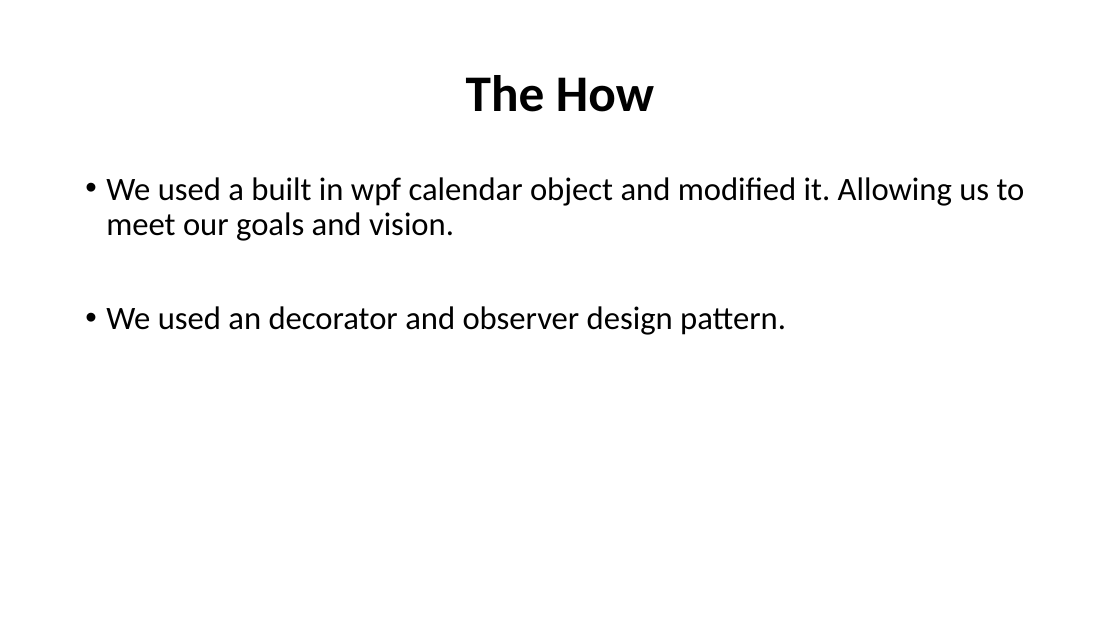
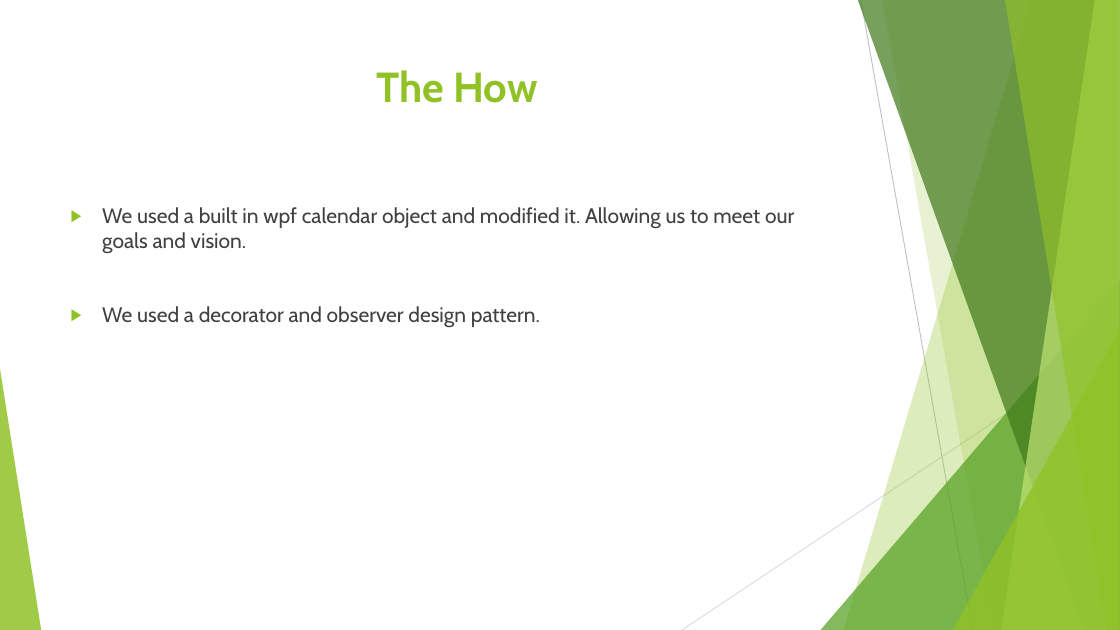
Before and after one commit to JeremyGord/CSCI-352-Group-Project, a slide deck: slide 3 of presentation 352.pptx. Drawn at 1120x630 pixels with LibreOffice and Linux fonts; fonts in the diff are those of the drawing. Boxes give left, top, right and bottom in pixels: in the first picture for what was removed or moved away, otherwise in the second. Text is boxed around its words. In the diff, an @@ line names an element or a change of style, - is before the commit and + after.

```diff
--- a/presentation 352.pptx
+++ b/presentation 352.pptx
@@ title "The How": place and size @@
-title "The How" at [466,75,654,112]
+title "The How" at [376,70,537,103]
@@ title "The How" at [376,70,537,103]: size 44 to 36 pt, font Calibri to Cabin, text colour #000000 to #90C226; line spacing 0.9 to 1; vertical alignment middle to top @@
@@ text "We used a built in ...": place and size @@
-text "We used a built in ..." at [106,177,1025,335]
+text "We used a built in ..." at [102,207,794,327]
@@ text at [102,207,794,254]: size 28 to 18 pt, font Calibri to Cabin, text colour #000000 to #404040 in "We used a built in wpf calendar ..."; bullet • to ▶; line spacing 0.9 to 1 @@
@@ text at [102,306,540,327]: text changed; size 28 to 18 pt; font Calibri to Cabin; text colour #000000 to #404040 @@
-• We used an decorator and observer design pattern.
+▶ We used a decorator and observer design pattern.
@@ group added at [0,0,1120,630]: 5 freeform shapes, 3 triangles, 2 lines @@
```
Also in this commit, not shown: 4 other slides changed.
